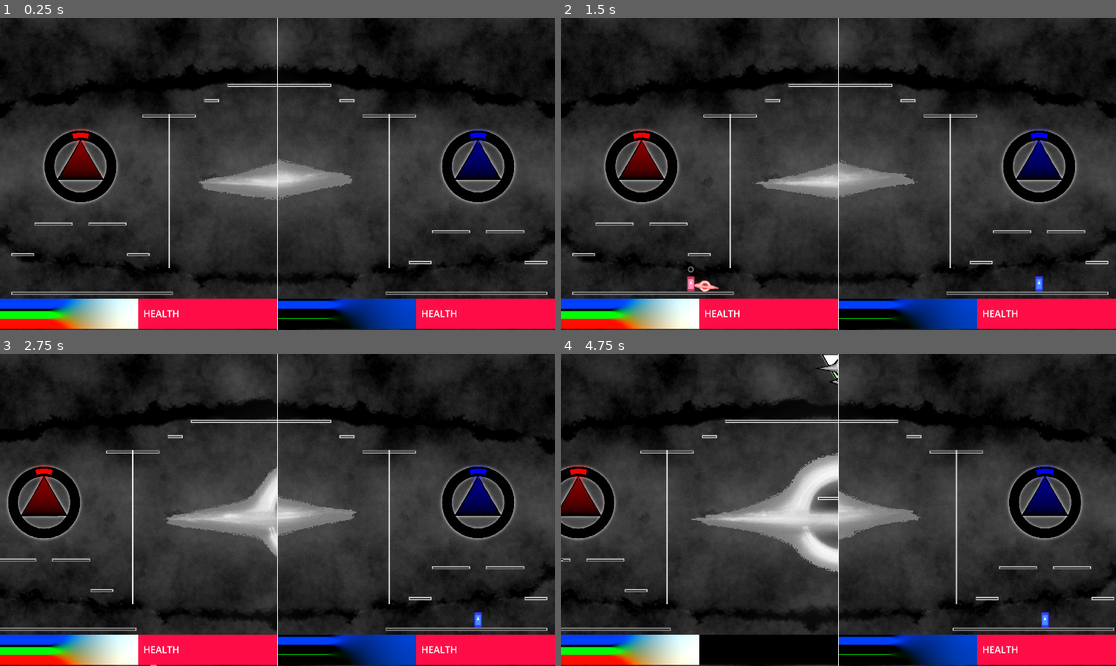
Above: before the commit, frames 1-4 (two rows, left to right).
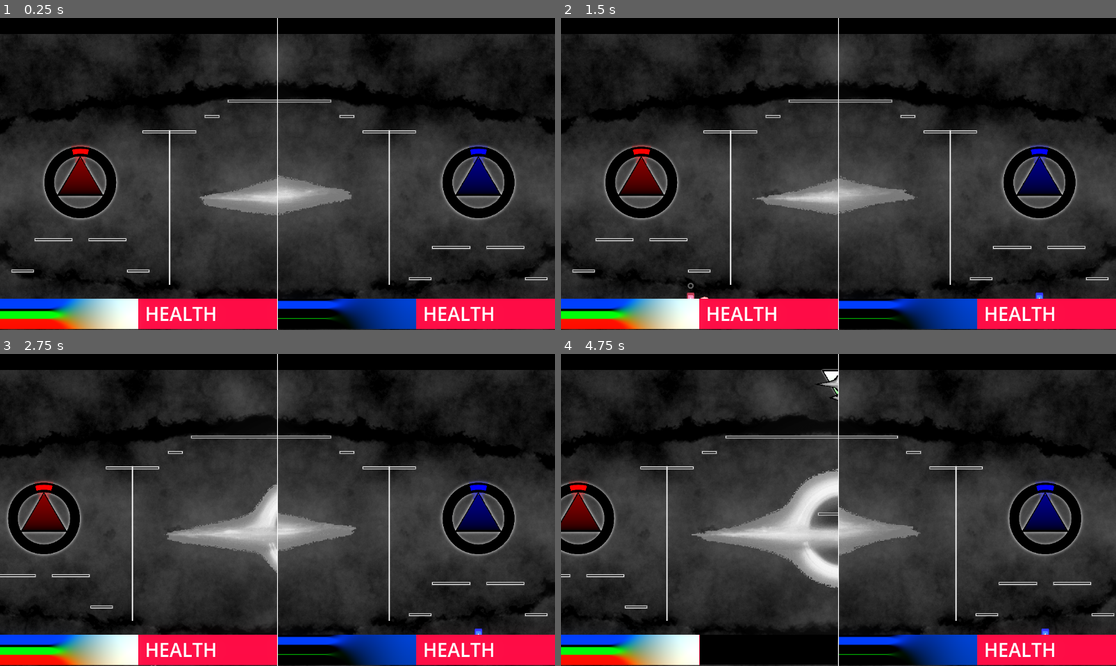
Above: after the commit, the same moments.

Repository: llhtimlam/UofT-GameJam
Game: Godot game, scene res://scenes/main.tscn
The game is run twice, just before and just after one commit, with the same random seed, the same clock (stepped at 60 frames per second) and the same inputs. The engine's default icon, where the game draws it, is replaced by a stand-in: a white triangle on a blue panel in a dark square.
Inputs:
- Up to frame 1 (0.25 s): no input
- Up to frame 2 (1.5 s): hold D (Player1_RIGHT) 0.53-1.28 s; tap F (Player1_MELEE) at 0.6 s; tap Alt (Player1_JUMP) at 0.77 s; hold S (Player1_DOWN) from 1.28 s (still down); tap Ctrl (Player1_SHOOT) at 1.35 s
- Up to frame 3 (2.75 s): tap Alt (Player1_JUMP) at 1.52 s; release S (Player1_DOWN) at 2.03 s; hold D (Player1_RIGHT) from 2.03 s (still down); tap Down (Player2_DOWN) at 2.1 s
- Up to frame 4 (4.75 s): release D (Player1_RIGHT) at 2.78 s; hold W (Player1_UP) 2.78-3.53 s; tap Left (Player2_LEFT) at 2.85 s; tap Alt (Player1_JUMP) at 3.02, 3.77, 4.52 s; hold A (Player1_LEFT) from 3.53 s (still down); tap M (Player2_MELEE) at 3.6 s; tap Right (Player2_RIGHT) at 4.35 s

The runs differ from the first frame. In frame 1, 25% of the frame differs, in the area x 0-100%, y 0-100%; in frame 2, 25%; in frame 3, 27%; in frame 4, 28%.

Commit message:
added audio

Diff:
--- /dev/null
+++ b/paintball/default_bus_layout.tres
@@ -0,0 +1,22 @@
+[gd_resource type="AudioBusLayout" format=3 uid="uid://c2vvixt7qjk12"]
+
+[sub_resource type="AudioEffectPitchShift" id="AudioEffectPitchShift_j3pel"]
+resource_name = "PitchShift"
+
+[sub_resource type="AudioEffectFilter" id="AudioEffectFilter_j3pel"]
+resource_name = "Filter"
+
+[sub_resource type="AudioEffectReverb" id="AudioEffectReverb_j3pel"]
+resource_name = "Reverb"
+room_size = 0.33
+spread = 0.0
+wet = 0.36
+
+[resource]
+bus/0/volume_db = 0.0694828
+bus/0/effect/0/effect = SubResource("AudioEffectPitchShift_j3pel")
+bus/0/effect/0/enabled = false
+bus/0/effect/1/effect = SubResource("AudioEffectFilter_j3pel")
+bus/0/effect/1/enabled = false
+bus/0/effect/2/effect = SubResource("AudioEffectReverb_j3pel")
+bus/0/effect/2/enabled = true
--- a/paintball/map_attack.gd
+++ b/paintball/map_attack.gd
@@ -19,8 +19,12 @@
 
 var sprites: Array[Node] = []
 
+#Audio
+var audio : AudioStreamPlayer
+
 func _ready() -> void:
-	add_to_group("map_attack")
+	audio = find_child("AttackAudio")
+	audio.play()
 	body_entered.connect(_on_body_entered)
 	area_entered.connect(_on_area_entered)
 	sprites = find_children("*", "AnimatedSprite2D", true, false)
--- a/paintball/project.godot
+++ b/paintball/project.godot
@@ -15,14 +15,16 @@
 config/features=PackedStringArray("4.7", "Forward Plus")
 config/icon="res://icon.svg"
 
+[audio]
+
+buses/default_bus_layout="uid://c2vvixt7qjk12"
+
 [autoload]
 
 Globals="*uid://d2rh2cfn6vq7q"
 
 [display]
 
-window/size/viewport_width=2304
-window/size/viewport_height=1296
 window/stretch/aspect="expand"
 
 [global_group]
--- a/paintball/scenes/game_scene/base/base.gd
+++ b/paintball/scenes/game_scene/base/base.gd
@@ -6,6 +6,8 @@
 @onready var colorwheel: Node2D = $ColorWheel
 @onready var colorwheel_clone: Node2D = $ColorWheelClone
 @onready var hurtbox_clone: CollisionShape2D = $CollisionShape2DClone
+@onready var return_colour_audio: AudioStreamPlayer = $ReturnColour
+@onready var zone_captured_audio: AudioStreamPlayer = $ZoneCaptured
 
 var score: Vector3 = Vector3.ZERO: # Format: (P1, Turret, P2)
 	set(value):
@@ -90,6 +92,7 @@
 	score = temp_score
 
 func deposit_score(add_score: Vector3 = Vector3.ZERO) -> void:
+	return_colour_audio.play()
 	update_score(add_score)
 	if colorwheel:
 		colorwheel.zoom_animation()
@@ -119,6 +122,7 @@
 		is_harvesting = false
 
 func overthrown(attacker_base: Node = null) -> void:
+	zone_captured_audio.play()
 	set_outpost(false)
 	var amount_lost: Vector3 = self.score * OVERFLOWN_PERCENTAGE
 	var temp_score = score - amount_lost
--- a/paintball/scenes/game_scene/base/base.tscn
+++ b/paintball/scenes/game_scene/base/base.tscn
@@ -2,6 +2,8 @@
 
 [ext_resource type="Script" uid="uid://ciphk151bojs0" path="res://scenes/game_scene/base/base.gd" id="1_gas1l"]
 [ext_resource type="PackedScene" uid="uid://d2572qdh18lxc" path="res://scenes/game_scene/base/color_wheel.tscn" id="2_5wsol"]
+[ext_resource type="AudioStream" uid="uid://bt3lv8wwrb442" path="res://assets/sounds/sfx/return_colour.ogg" id="3_5wsol"]
+[ext_resource type="AudioStream" uid="uid://cpwaj4pd282gl" path="res://assets/sounds/sfx/zone_captured.ogg" id="4_c8pwn"]
 
 [sub_resource type="CircleShape2D" id="CircleShape2D_lx050"]
 radius = 150.0
@@ -20,3 +22,9 @@
 [node name="ColorWheel" parent="." unique_id=920039219 instance=ExtResource("2_5wsol")]
 
 [node name="ColorWheelClone" parent="." unique_id=2055182026 instance=ExtResource("2_5wsol")]
+
+[node name="ReturnColour" type="AudioStreamPlayer" parent="." unique_id=520351318]
+stream = ExtResource("3_5wsol")
+
+[node name="ZoneCaptured" type="AudioStreamPlayer" parent="." unique_id=1298030856]
+stream = ExtResource("4_c8pwn")
--- a/paintball/scenes/game_scene/base/color_wheel.gd
+++ b/paintball/scenes/game_scene/base/color_wheel.gd
@@ -15,6 +15,10 @@
 # Animation
 var spin_tween: Tween
 var zoom_tween: Tween
+
+# Audio
+@onready var colour_wheel_damage: AudioStreamPlayer = $AudioController/ColourWheelDamage
+@onready var colour_wheel_flip: AudioStreamPlayer = $AudioController/ColourWheelFlip
 
 # Shader input: 0.0 to 1.0 Normalized Color Vectors (Vector3)
 var display_middle_rgb: Vector3 = Vector3.ZERO:
@@ -105,6 +109,7 @@
 		display_right.self_modulate = right_color
 
 func hurt_animation() -> void:
+	colour_wheel_damage.play()
 	if spin_tween and spin_tween.is_valid():
 		spin_tween.kill()
 	spin_tween = create_tween()
@@ -122,6 +127,7 @@
 	zoom_tween.tween_property(self, "scale", Vector2.ONE, 0.15)
 
 func flip_animation() -> void:
+	colour_wheel_flip.play()
 	if zoom_tween and zoom_tween.is_valid():
 		zoom_tween.kill()
 	self.scale = Vector2.ONE
--- a/paintball/scenes/game_scene/base/color_wheel.tscn
+++ b/paintball/scenes/game_scene/base/color_wheel.tscn
@@ -6,6 +6,7 @@
 [ext_resource type="Texture2D" uid="uid://dy07iiiqkpdt6" path="res://assets/background/Ring_base.png" id="3_lo1wq"]
 [ext_resource type="Texture2D" uid="uid://3vsgqbe71cg5" path="res://assets/background/ring_glow.png" id="4_pdqay"]
 [ext_resource type="Texture2D" uid="uid://dloy2cv6w4tu1" path="res://assets/background/progress_bar.png" id="5_omnfb"]
+[ext_resource type="AudioStream" uid="uid://db4dbng7ievd5" path="res://assets/sounds/sfx/colour_wheel_flip.ogg" id="7_lo1wq"]
 
 [sub_resource type="ShaderMaterial" id="ShaderMaterial_yivnm"]
 shader = ExtResource("1_olyei")
@@ -82,3 +83,11 @@
 radial_initial_angle = 120.0
 radial_fill_degrees = 115.0
 texture_progress = ExtResource("5_omnfb")
+
+[node name="AudioController" type="Node2D" parent="." unique_id=1241708899]
+
+[node name="ColourWheelDamage" type="AudioStreamPlayer" parent="AudioController" unique_id=1224551256]
+stream = ExtResource("7_lo1wq")
+
+[node name="ColourWheelFlip" type="AudioStreamPlayer" parent="AudioController" unique_id=1478050428]
+stream = ExtResource("7_lo1wq")
--- a/paintball/scenes/game_scene/colour_zone/map_attack/map_attack_horizontal.tscn
+++ b/paintball/scenes/game_scene/colour_zone/map_attack/map_attack_horizontal.tscn
@@ -193,6 +193,7 @@
 [ext_resource type="Texture2D" uid="uid://dyf0pj2nrfwbd" path="res://assets/map_attack/attack/3a73ba02-222a-490f-ab61-a8a4cb431a18-93.png" id="191_chqws"]
 [ext_resource type="Texture2D" uid="uid://cyqmppiglkfcr" path="res://assets/map_attack/attack/3a73ba02-222a-490f-ab61-a8a4cb431a18-94.png" id="192_8d261"]
 [ext_resource type="Texture2D" uid="uid://b0ij4jqrdbhit" path="res://assets/map_attack/attack/3a73ba02-222a-490f-ab61-a8a4cb431a18-95.png" id="193_mpmh0"]
+[ext_resource type="AudioStream" uid="uid://vl15mn7vbi45" path="res://assets/sounds/sfx/turret1.ogg" id="194_xn54q"]
 
 [sub_resource type="RectangleShape2D" id="RectangleShape2D_xrivr"]
 size = Vector2(1244, 32)
@@ -1026,3 +1027,6 @@
 sprite_frames = SubResource("SpriteFrames_13qdw")
 autoplay = "default"
 frame_progress = 0.043639842
+
+[node name="AttackAudio" type="AudioStreamPlayer" parent="." unique_id=1356685847]
+stream = ExtResource("194_xn54q")
--- a/paintball/scenes/game_scene/colour_zone/map_attack/map_attack_vertical.tscn
+++ b/paintball/scenes/game_scene/colour_zone/map_attack/map_attack_vertical.tscn
@@ -193,6 +193,7 @@
 [ext_resource type="Texture2D" uid="uid://dyf0pj2nrfwbd" path="res://assets/map_attack/attack/3a73ba02-222a-490f-ab61-a8a4cb431a18-93.png" id="191_nye4k"]
 [ext_resource type="Texture2D" uid="uid://cyqmppiglkfcr" path="res://assets/map_attack/attack/3a73ba02-222a-490f-ab61-a8a4cb431a18-94.png" id="192_wyoy0"]
 [ext_resource type="Texture2D" uid="uid://b0ij4jqrdbhit" path="res://assets/map_attack/attack/3a73ba02-222a-490f-ab61-a8a4cb431a18-95.png" id="193_0y4h8"]
+[ext_resource type="AudioStream" uid="uid://by1jgwwt1c1o8" path="res://assets/sounds/sfx/turret2.ogg" id="194_r04m4"]
 
 [sub_resource type="RectangleShape2D" id="RectangleShape2D_xrivr"]
 size = Vector2(16, 250)
@@ -952,3 +953,8 @@
 sprite_frames = SubResource("SpriteFrames_8l8yf")
 autoplay = "default"
 frame_progress = 0.89224017
+
+[node name="AttackAudio" type="AudioStreamPlayer" parent="." unique_id=133996584]
+stream = ExtResource("194_r04m4")
+volume_db = -10.0
+pitch_scale = 1.5
--- a/paintball/scenes/game_scene/map.gd
+++ b/paintball/scenes/game_scene/map.gd
@@ -56,6 +56,10 @@
 @onready var bucket_spawn_p1: Marker2D = $P1PaintBucketSpawnPoint
 @onready var bucket_spawn_p2: Marker2D = $P2PaintBucketSpawnPoint
 @onready var bucket_spawn_turret: Marker2D = $TurretPaintBucketSpawnPoint
+
+# Audio
+@onready var melee: AudioStreamPlayer = $AudioController/Melee
+
 
 func _ready() -> void:
 	# Player
--- a/paintball/scenes/game_scene/map.tscn
+++ b/paintball/scenes/game_scene/map.tscn
@@ -101,6 +101,10 @@
 [ext_resource type="Texture2D" uid="uid://vujtk2hnm1og" path="res://assets/background/animated_blackhole/d1512ad5-c56d-433f-8d48-4f5e4a54399e-94.png" id="96_mfkdx"]
 [ext_resource type="Texture2D" uid="uid://dk5iydpyc87dd" path="res://assets/background/animated_blackhole/d1512ad5-c56d-433f-8d48-4f5e4a54399e-95.png" id="97_wdb0g"]
 [ext_resource type="TileSet" uid="uid://en4sll6evhh8" path="res://scenes/game_scene/tileset/tile_set.tres" id="100_um714"]
+[ext_resource type="AudioStream" uid="uid://16to76ukj1fv" path="res://assets/sounds/sfx/blackhole.ogg" id="102_4w5tc"]
+[ext_resource type="AudioStream" uid="uid://cpd3bhba5q3cn" path="res://assets/sounds/bgm/bgm1.ogg" id="103_um714"]
+[ext_resource type="AudioStream" uid="uid://dis4uk21v4xnq" path="res://assets/sounds/bgm/bgm2.ogg" id="104_x51vt"]
+[ext_resource type="AudioStream" uid="uid://b363j5sswbq4i" path="res://assets/sounds/sfx/melee.ogg" id="105_um714"]
 
 [sub_resource type="SpriteFrames" id="SpriteFrames_xrivr"]
 animations = [{
@@ -550,5 +554,27 @@
 [node name="Hand" parent="ColorZone/Turret" parent_id_path=PackedInt32Array(248434155, 305425919) index="9" unique_id=2110752015]
 position = Vector2(-1.9073486e-06, 50)
 
+[node name="AudioController" type="Node2D" parent="." unique_id=1500398305]
+
+[node name="Blackhole" type="AudioStreamPlayer" parent="AudioController" unique_id=840713840]
+stream = ExtResource("102_4w5tc")
+volume_db = -22.336
+autoplay = true
+parameters/looping = true
+
+[node name="Bgm1" type="AudioStreamPlayer" parent="AudioController" unique_id=825704576]
+stream = ExtResource("103_um714")
+volume_db = -15.356
+pitch_scale = 0.81
+
+[node name="Bgm2" type="AudioStreamPlayer" parent="AudioController" unique_id=1058829138]
+stream = ExtResource("104_x51vt")
+volume_db = -10.819
+autoplay = true
+parameters/looping = true
+
+[node name="Melee" type="AudioStreamPlayer" parent="AudioController" unique_id=571261770]
+stream = ExtResource("105_um714")
+
 [editable path="ColorZone"]
 [editable path="ColorZone/Turret"]
--- a/paintball/scenes/game_scene/melee/melee.gd
+++ b/paintball/scenes/game_scene/melee/melee.gd
@@ -1,4 +1,6 @@
 extends Area2D
+
+signal contact_made
 
 # Wielder
 var ATTACKER_ID: int
@@ -10,13 +12,17 @@
 var stun_time: float = 0.2
 
 # Setup
-var lifetime: float = 0.1
+var lifetime: float = 0.15
 var facing_dir: float = 1.0
 @onready var HIT_VISUAL: Sprite2D = $Sprite2D
 @onready var HITBOX: CollisionShape2D = $CollisionShape2D
 var damaged_targets: Array[Node2D] = []
 
+# Audio
+@onready var melee_audio: AudioStreamPlayer = $MeleeAudio
+
 func _ready() -> void:
+	melee_audio.play()
 	add_to_group("melee")
 	body_entered.connect(_on_body_entered)
 	area_entered.connect(_on_area_entered)
@@ -50,6 +56,7 @@
 	var giving_damage = false #silly way to do it probably, but damage needs to be applied before knockback
 	if target.has_method("take_damage"):
 		giving_damage = true
+		contact_made.emit()
 		if target.has_method("apply_knockback"):
 			target.apply_knockback(facing_dir, knockback, stun_time)
 	if giving_damage:
--- a/paintball/scenes/game_scene/melee/melee.tscn
+++ b/paintball/scenes/game_scene/melee/melee.tscn
@@ -2,6 +2,7 @@
 
 [ext_resource type="Script" uid="uid://d0jmcs1fcls3u" path="res://scenes/game_scene/melee/melee.gd" id="1_eik8v"]
 [ext_resource type="Texture2D" uid="uid://miqo1wbx3pow" path="res://icon.svg" id="2_f8ttp"]
+[ext_resource type="AudioStream" uid="uid://b363j5sswbq4i" path="res://assets/sounds/sfx/melee.ogg" id="3_ff8q8"]
 
 [sub_resource type="RectangleShape2D" id="RectangleShape2D_xrivr"]
 size = Vector2(128, 64)
@@ -19,3 +20,6 @@
 
 [node name="CollisionShape2D" type="CollisionShape2D" parent="." unique_id=1601651630]
 shape = SubResource("RectangleShape2D_xrivr")
+
+[node name="MeleeAudio" type="AudioStreamPlayer" parent="." unique_id=2009071376]
+stream = ExtResource("3_ff8q8")
--- a/paintball/scenes/game_scene/player/player.gd
+++ b/paintball/scenes/game_scene/player/player.gd
@@ -129,6 +129,10 @@
 @onready var StunBar: TextureProgressBar = $StunBar
 @onready var DashBar: TextureProgressBar = $DashBar
 var stun_max: float = 1.
+
+# Audio
+@onready var melee_audio: AudioStreamPlayer = $MeleeAudio
+
 
 # User Input Mapping
 #func _input(event: InputEvent) -> void:
@@ -505,6 +509,7 @@
 	melee_instance.facing_dir = m_facing_dir
 	melee_instance.damage = base_damage
 	melee_instance.knockback = knockback
+	melee_instance.connect("contact_made", play_hit_audio)
 	melee_hitbox.position.x = abs(melee_hitbox.position.x) * facing_dir
 	melee_hitbox.reset_physics_interpolation()
 	melee_hitbox.add_child(melee_instance)
@@ -556,3 +561,6 @@
 	camera_i += P
 	camera_pos += P * .08 + camera_i * .0007
 	camera.global_position = camera_pos
+
+func play_hit_audio() -> void:
+	melee_audio.play(0.15)
--- a/paintball/scenes/game_scene/player/player.tscn
+++ b/paintball/scenes/game_scene/player/player.tscn
@@ -4,6 +4,7 @@
 [ext_resource type="Texture2D" uid="uid://miqo1wbx3pow" path="res://icon.svg" id="2_7k1jl"]
 [ext_resource type="Script" uid="uid://dndiybdxky6cb" path="res://scenes/game_scene/player/progressBar.gd" id="3_7k1jl"]
 [ext_resource type="Texture2D" uid="uid://cduwedquj1wde" path="res://assets/item/paint.png" id="3_kyjql"]
+[ext_resource type="AudioStream" uid="uid://b363j5sswbq4i" path="res://assets/sounds/sfx/melee.ogg" id="5_csdy4"]
 
 [sub_resource type="RectangleShape2D" id="RectangleShape2D_xrivr"]
 size = Vector2(32, 64)
@@ -115,3 +116,6 @@
 fill_mode = 4
 texture_progress = SubResource("GradientTexture2D_7p8hl")
 script = ExtResource("3_7k1jl")
+
+[node name="MeleeAudio" type="AudioStreamPlayer" parent="." unique_id=125071536]
+stream = ExtResource("5_csdy4")
--- a/paintball/scenes/game_scene/projectile/projectile.gd
+++ b/paintball/scenes/game_scene/projectile/projectile.gd
@@ -22,8 +22,12 @@
 
 var sprites: Array[Node] = []
 
+# Audio
+@onready var ranged_audio: AudioStreamPlayer = $RangedAudio
+
 func _ready() -> void:
 	add_to_group("projectile")
+	ranged_audio.play()
 	body_entered.connect(_on_body_entered)
 	area_entered.connect(_on_area_entered)
 	sprites = find_children("*", "AnimatedSprite2D", true, false)
--- a/paintball/scenes/game_scene/projectile/projectile.tscn
+++ b/paintball/scenes/game_scene/projectile/projectile.tscn
@@ -97,6 +97,7 @@
 [ext_resource type="Texture2D" uid="uid://b83bmkxfxaukh" path="res://assets/background/animated_blackhole/d1512ad5-c56d-433f-8d48-4f5e4a54399e-93.png" id="95_cq8d6"]
 [ext_resource type="Texture2D" uid="uid://vujtk2hnm1og" path="res://assets/background/animated_blackhole/d1512ad5-c56d-433f-8d48-4f5e4a54399e-94.png" id="96_bpfdc"]
 [ext_resource type="Texture2D" uid="uid://dk5iydpyc87dd" path="res://assets/background/animated_blackhole/d1512ad5-c56d-433f-8d48-4f5e4a54399e-95.png" id="97_lo8s0"]
+[ext_resource type="AudioStream" uid="uid://wma7uykbyisf" path="res://assets/sounds/sfx/ranged.ogg" id="98_l3niq"]
 
 [sub_resource type="RectangleShape2D" id="RectangleShape2D_xrivr"]
 size = Vector2(40, 40)
@@ -413,3 +414,6 @@
 sprite_frames = SubResource("SpriteFrames_4xvoq")
 autoplay = "default"
 frame_progress = 0.7961366
+
+[node name="RangedAudio" type="AudioStreamPlayer" parent="." unique_id=979135076]
+stream = ExtResource("98_l3niq")
Not shown, added: paintball/assets/map_attack/attack/bg_hum.ogg.import
Not shown, added: paintball/assets/sounds/bgm/bgm1.ogg.import
Not shown, added: paintball/assets/sounds/bgm/bgm2.ogg.import
Not shown, added: paintball/assets/sounds/sfx/blackhole.ogg.import
Not shown, added: paintball/assets/sounds/sfx/colour_wheel_damage.ogg.import
Not shown, added: paintball/assets/sounds/sfx/colour_wheel_flip.ogg.import
Not shown, added: paintball/assets/sounds/sfx/melee.ogg.import
Not shown, added: paintball/assets/sounds/sfx/ranged.ogg.import
Not shown, added: paintball/assets/sounds/sfx/return_colour.ogg.import
Not shown, added: paintball/assets/sounds/sfx/turret1.ogg.import
Not shown, added: paintball/assets/sounds/sfx/turret2.ogg.import
Not shown, added: paintball/assets/sounds/sfx/zone_captured.ogg.import
(and 14 more such lines)
